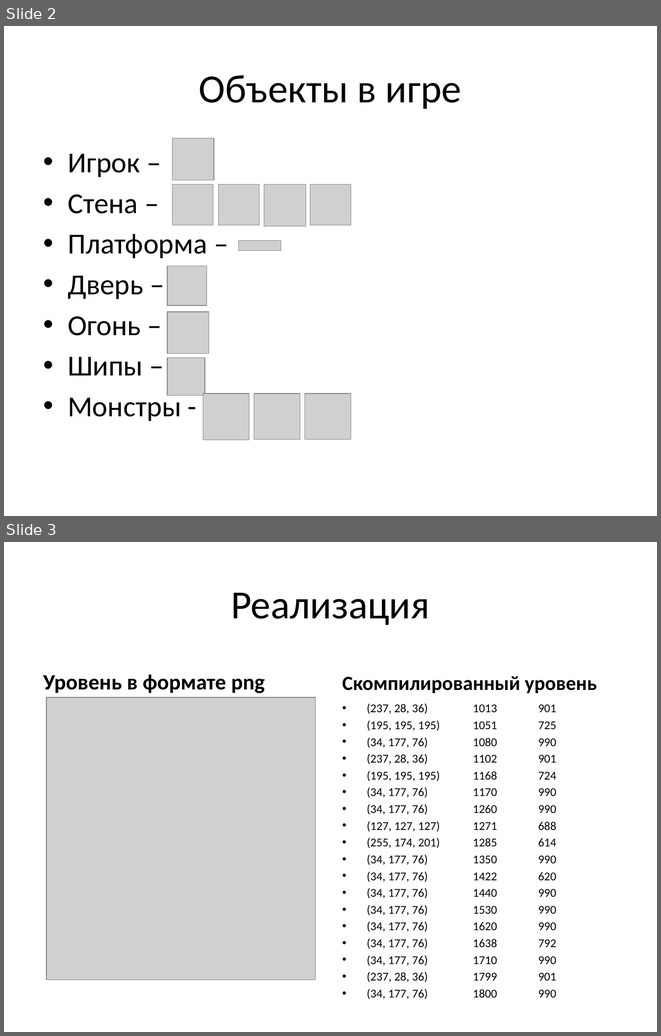
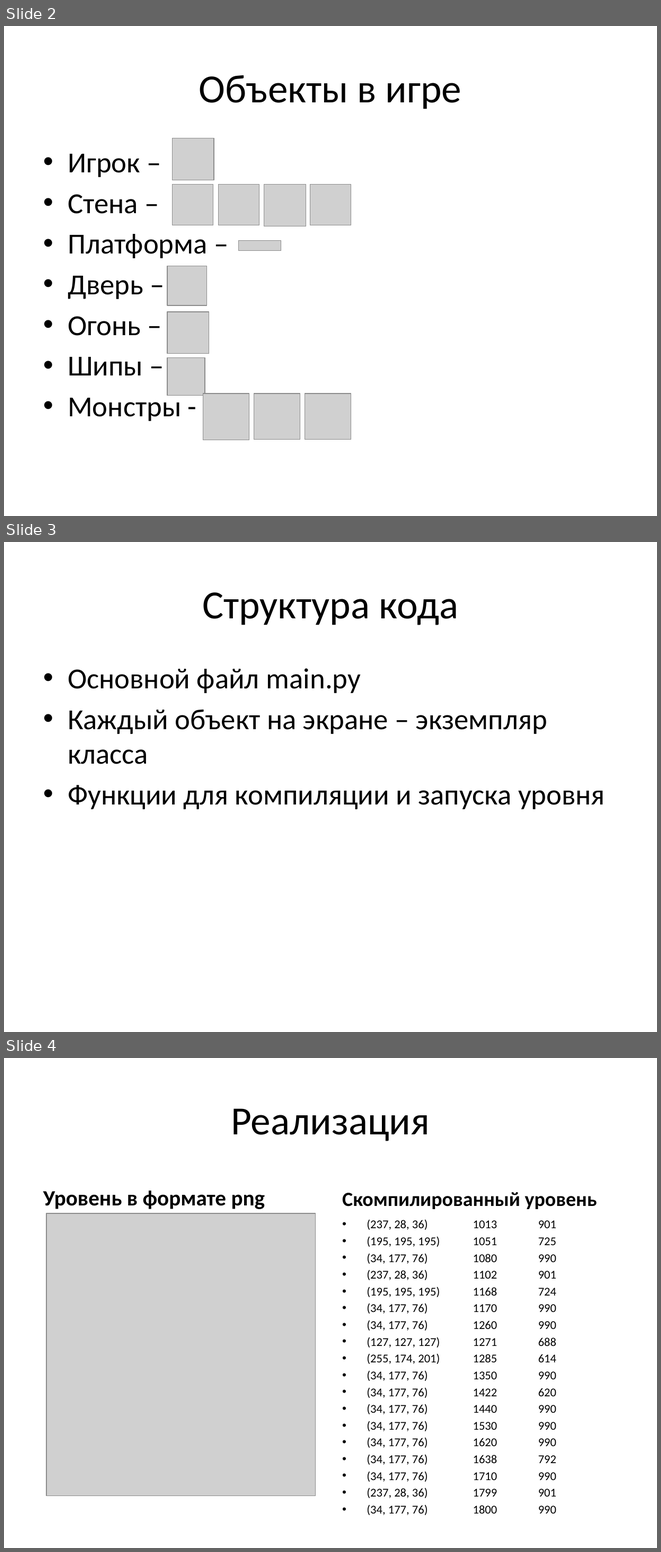
Before and after one commit to TRIDASHER/Homecoming, a slide deck: data/Презентация.pptx. Shown one above the other, each under a label of ours: slides 2 and 3 before the commit, slides 2, 3 and 4 after it. The pictures are 661x1036 and 661x1552 pixels, drawn with LibreOffice and Linux fonts; fonts in the diff are those of the drawing; grey boxes stand for pictures. Boxes give left, top, right and bottom in pixels: in the first picture for what was removed or moved away, otherwise in the second. Text is boxed around its words. In the diff, an @@ line names an element or a change of style, - is before the commit and + after.

```diff
--- a/data/Презентация.pptx
+++ b/data/Презентация.pptx
@@ slide 3 added at box(4, 542, 657, 1032), background #FFFFFF @@
@@ title added at box(202, 592, 458, 625), 44 pt, text #000000 @@
+Структура кода
@@ text added at box(68, 668, 605, 809), 32 pt, text #000000 @@
+• Основной файл main.py
+• Каждый объект на экране – экземпляр класса
+• Функции для компиляции и запуска уровня
@@ what was slide 3 is now slide 4 @@
```
Also in this commit, not shown: 1 other file.
